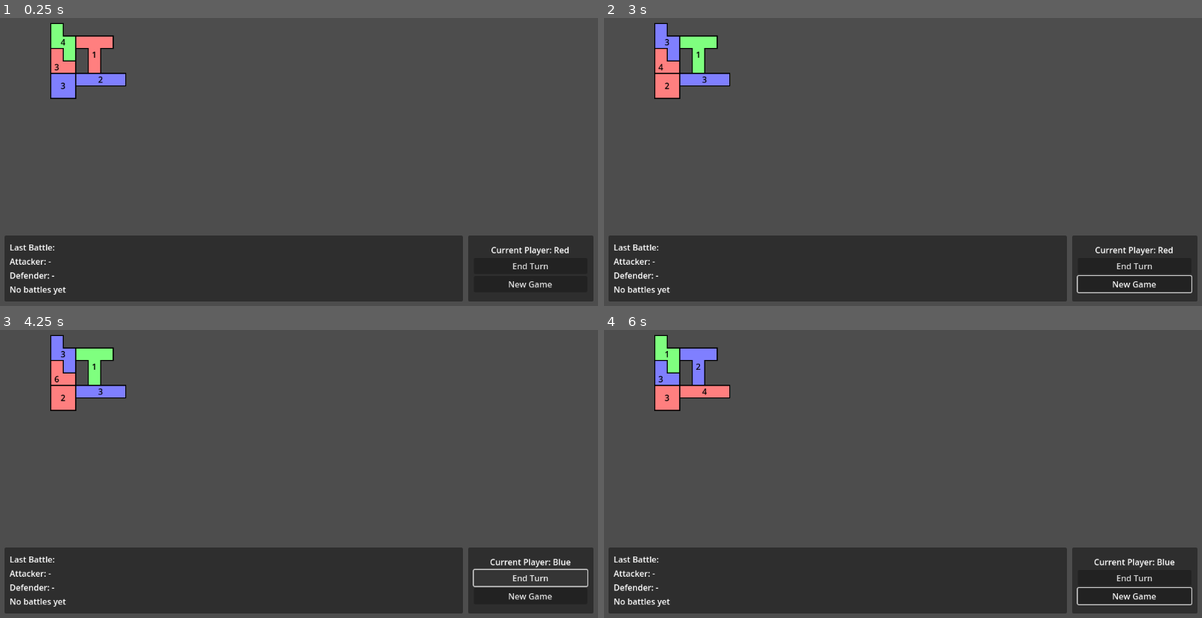
Above: before the commit, frames 1-4 (two rows, left to right).
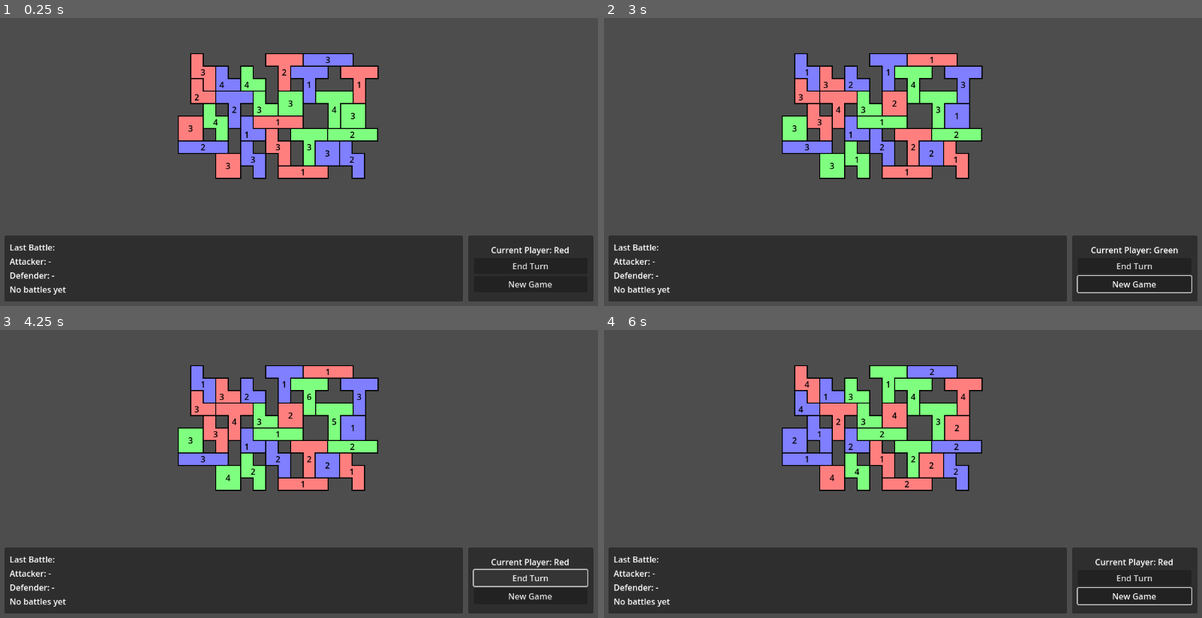
Above: after the commit, the same moments.

Repository: Justin307/CardGame
Game: Godot game, scene res://main.tscn
Two runs of this game, one before a commit and one after it. Both use one fixed random seed, a clock stepped at 60 frames per second and the inputs below.
Inputs:
- Up to frame 1 (0.25 s): no input
- Up to frame 2 (3 s): click "New Game" at 0.5 s; click "New Game" at 1.25 s; click "End Turn" at 2 s; click "Yes" at 2.75 s
- Up to frame 3 (4.25 s): click "End Turn" at 3.5 s
- Up to frame 4 (6 s): click "End Turn" at 4.25 s; click "New Game" at 5 s; click "Yes" at 5.75 s

The runs differ from the first frame. In frame 1, 12% of the frame differs, in the area x 8-64%, y 1-56%; in frame 2, 12%, in the area x 8-96%, y 1-83%; in frame 3, 12%; in frame 4, 12%.

Commit message:
map

Diff:
--- a/cardwars/game_manager.gd
+++ b/cardwars/game_manager.gd
@@ -12,11 +12,32 @@
 var player_count := 3 # Change this to desired number of players
 # Territory adjacency map - defines which territories are neighbors
 var territory_neighbors := {
-	1: [2, 3],
-	2: [1, 5],
-	3: [1, 4],
-	4: [3, 5],
-	5: [2, 4]
+	1: [2,8],				# 2
+	2: [1,9,3],				# 3
+	3: [2,9,10],			# 3
+	4: [5,6,11],			# 3
+	5: [4,6,7],				# 3
+	6: [4,5,11,25],			# 4
+	7: [5,25,24],			# 3
+	8: [1,9,14],			# 3
+	9: [2,3,8,14,13,10],	# 6
+	10: [3,9,12,11],		# 4
+	11: [10,4,6,12],		# 4
+	12: [10,11,21,19,13],	# 5
+	13: [9,12,19,18],		# 4
+	14: [8,9,16,15],		# 4
+	15: [14,16],			# 2
+	16: [15,14,17],			# 3
+	17: [16,18],			# 2
+	18: [17,13],			# 2
+	19: [20,13,12],			# 3
+	20: [19,21,22],			# 3
+	21: [12,20,22,23],		# 4
+	22: [20,21,23,26],		# 4
+	23: [26,22,21,25,24],	# 5
+	24: [7,25,23],			# 3
+	25: [6,7,24,23],		# 4
+	26: [22,23],			# 2
 }
 # Reference to UI elements
 var current_player_label
--- a/cardwars/main.tscn
+++ b/cardwars/main.tscn
@@ -13,25 +13,109 @@
 
 [node name="Map" type="Node2D" parent="."]
 
-[node name="Territory - 1" parent="Map" instance=ExtResource("2_272bh")]
-position = Vector2(99, 151)
+[node name="Territory1" parent="Map" instance=ExtResource("3_5vw27")]
+position = Vector2(368, 161)
 territory_id = 1
 
-[node name="Territory - 2" parent="Map" instance=ExtResource("3_5vw27")]
-position = Vector2(99, 103)
+[node name="Territory2" parent="Map" instance=ExtResource("2_272bh")]
+position = Vector2(416, 185)
 territory_id = 2
 
-[node name="Territory - 3" parent="Map" instance=ExtResource("4_kek77")]
-position = Vector2(99, 199)
+[node name="Territory3" parent="Map" instance=ExtResource("2_272bh")]
+position = Vector2(464, 185)
 territory_id = 3
 
-[node name="Territory - 4" parent="Map" instance=ExtResource("5_4c57u")]
-position = Vector2(147, 199)
+[node name="Territory4" parent="Map" instance=ExtResource("6_efxa6")]
+position = Vector2(512, 161)
 territory_id = 4
 
-[node name="Territory - 5" parent="Map" instance=ExtResource("6_efxa6")]
-position = Vector2(147, 127)
+[node name="Territory5" parent="Map" instance=ExtResource("5_4c57u")]
+position = Vector2(584, 161)
 territory_id = 5
+
+[node name="Territory6" parent="Map" instance=ExtResource("6_efxa6")]
+position = Vector2(560, 185)
+territory_id = 6
+
+[node name="Territory7" parent="Map" instance=ExtResource("6_efxa6")]
+position = Vector2(656, 185)
+territory_id = 7
+
+[node name="Territory8" parent="Map" instance=ExtResource("2_272bh")]
+position = Vector2(368, 209)
+territory_id = 8
+
+[node name="Territory9" parent="Map" instance=ExtResource("6_efxa6")]
+position = Vector2(416, 233)
+territory_id = 9
+
+[node name="Territory10" parent="Map" instance=ExtResource("2_272bh")]
+position = Vector2(488, 233)
+territory_id = 10
+
+[node name="Territory11" parent="Map" instance=ExtResource("4_kek77")]
+position = Vector2(536, 233)
+territory_id = 11
+
+[node name="Territory12" parent="Map" instance=ExtResource("5_4c57u")]
+position = Vector2(488, 281)
+territory_id = 12
+
+[node name="Territory13" parent="Map" instance=ExtResource("2_272bh")]
+position = Vector2(464, 281)
+territory_id = 13
+
+[node name="Territory14" parent="Map" instance=ExtResource("3_5vw27")]
+position = Vector2(392, 257)
+territory_id = 14
+
+[node name="Territory15" parent="Map" instance=ExtResource("4_kek77")]
+position = Vector2(344, 281)
+territory_id = 15
+
+[node name="Territory16" parent="Map" instance=ExtResource("5_4c57u")]
+position = Vector2(344, 329)
+territory_id = 16
+
+[node name="Territory17" parent="Map" instance=ExtResource("4_kek77")]
+position = Vector2(416, 353)
+territory_id = 17
+
+[node name="Territory18" parent="Map" instance=ExtResource("3_5vw27")]
+position = Vector2(464, 329)
+territory_id = 18
+
+[node name="Territory19" parent="Map" instance=ExtResource("3_5vw27")]
+position = Vector2(512, 305)
+territory_id = 19
+
+[node name="Territory20" parent="Map" instance=ExtResource("5_4c57u")]
+position = Vector2(536, 377)
+territory_id = 20
+
+[node name="Territory21" parent="Map" instance=ExtResource("6_efxa6")]
+position = Vector2(560, 305)
+territory_id = 21
+
+[node name="Territory22" parent="Map" instance=ExtResource("4_kek77")]
+position = Vector2(607, 329)
+territory_id = 22
+
+[node name="Territory23" parent="Map" instance=ExtResource("5_4c57u")]
+position = Vector2(631, 305)
+territory_id = 23
+
+[node name="Territory24" parent="Map" instance=ExtResource("4_kek77")]
+position = Vector2(656, 257)
+territory_id = 24
+
+[node name="Territory25" parent="Map" instance=ExtResource("6_efxa6")]
+position = Vector2(608, 233)
+territory_id = 25
+
+[node name="Territory26" parent="Map" instance=ExtResource("3_5vw27")]
+position = Vector2(654, 329)
+territory_id = 26
 
 [node name="UI" type="Control" parent="."]
 layout_mode = 3
--- a/cardwars/territory_T.tscn
+++ b/cardwars/territory_T.tscn
@@ -20,6 +20,6 @@
 polygon = PackedVector2Array(0, 0, 24, 0, 48, 0, 72, 0, 72, 24, 48, 24, 48, 72, 24, 72, 24, 24, 0, 24)
 
 [node name="Line2D" type="Line2D" parent="."]
-points = PackedVector2Array(6, 0, 72, 0, 72, 24, 48.0465, 24.0707, 48, 72, 24, 72, 24, 24, 0, 24, 0, 0, 6, 0)
+points = PackedVector2Array(6, 0, 72, 0, 72, 24, 48, 24, 48, 72, 24, 72, 24, 24, 0, 24, 0, 0, 6, 0)
 width = 2.0
 default_color = Color(0, 0, 0, 1)
Not shown, removed: dayPlan.md
